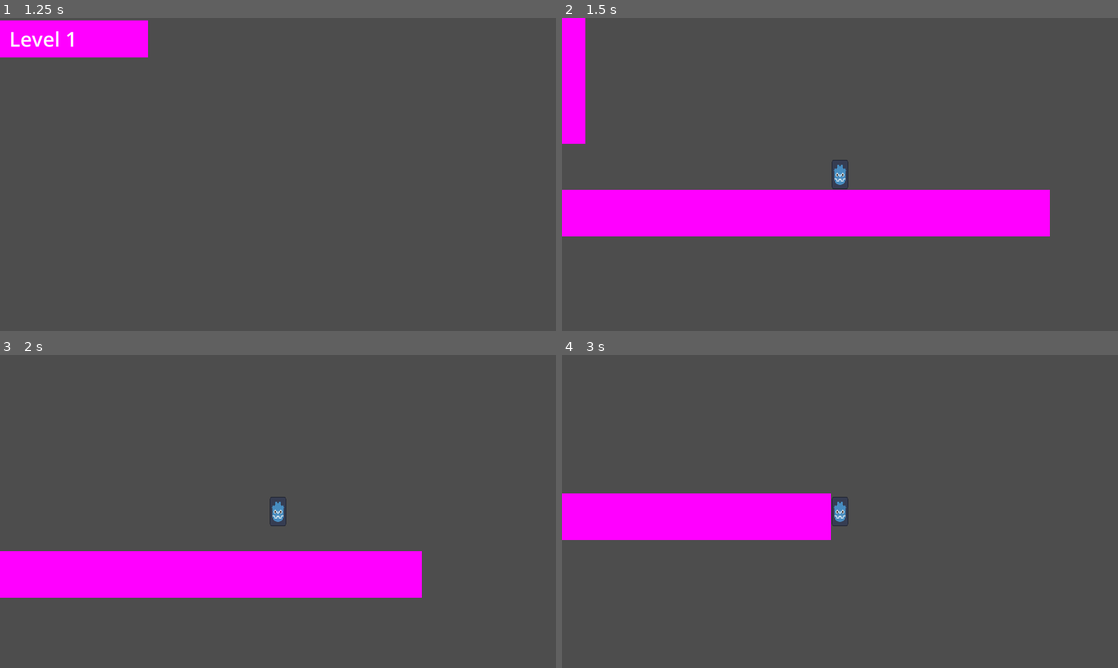
Above: before the commit, frames 1-4 (two rows, left to right).
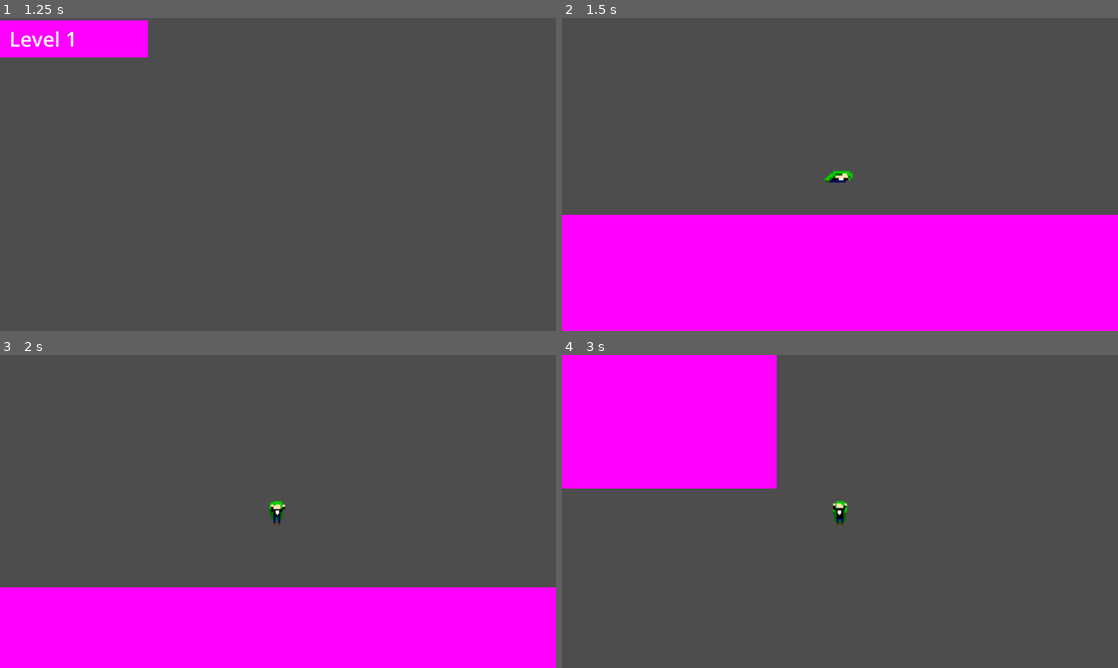
Above: after the commit, the same moments.

Repository: VoidedCrystal/GloopifyGame
Game: Godot game, scene res://UI/Main_Menu.tscn
Same seed, same stepped clock (60 frames per second), same inputs: the game is played once before the commit and once after it.
Inputs:
- Up to frame 1 (1.25 s): click "Play" at 0.5 s
- Up to frame 2 (1.5 s): tap Enter (ui_accept) at 1.25 s; hold Right (move-right) from 1.28 s (still down); tap Shift (dash) at 1.35 s
- Up to frame 3 (2 s): keep holding Right (move-right); tap Space (jump) at 1.52, 1.55, 1.82 s
- Up to frame 4 (3 s): tap Space (jump) at 2.1, 2.27, 2.57 s; tap Shift (dash) at 2.3, 2.85 s; release Right (move-right) at 2.78 s; hold Left (move-left) from 2.78 s (still down)

Frame 1 is identical in both runs. In frame 2, 40% of the frame differs, in the area x 0-100%, y 0-100%; in frame 3, 32%; in frame 4, 24%.

Commit message:
Animate!

Diff:
--- a/Gloopify!/Entities/Player.tscn
+++ b/Gloopify!/Entities/Player.tscn
@@ -1,33 +1,469 @@
-[gd_scene load_steps=5 format=3 uid="uid://cs7fisp5q02se"]
+[gd_scene load_steps=38 format=3 uid="uid://cs7fisp5q02se"]
 
 [ext_resource type="Script" path="res://Entities/player.gd" id="1_njyop"]
 [ext_resource type="PackedScene" uid="uid://cdqc43axjnpsd" path="res://UI/pause_menu.tscn" id="2_0o4a1"]
-[ext_resource type="Texture2D" uid="uid://dnyfae1kddxl8" path="res://Assets/TEMP.svg" id="2_l4icy"]
+[ext_resource type="Texture2D" uid="uid://fc4w7o4wkugi" path="res://Assets/ClimbingJess.png" id="2_remy1"]
+[ext_resource type="Texture2D" uid="uid://icr073jw6gts" path="res://Assets/CrouchSheet.png" id="2_xe8kr"]
+[ext_resource type="Texture2D" uid="uid://dqr45pujo1y7g" path="res://Assets/JessSheetIRDJ.png" id="3_iyt0h"]
+
+[sub_resource type="AtlasTexture" id="AtlasTexture_rivij"]
+atlas = ExtResource("2_remy1")
+region = Rect2(0, 0, 32, 32)
+
+[sub_resource type="AtlasTexture" id="AtlasTexture_ecgr2"]
+atlas = ExtResource("2_xe8kr")
+region = Rect2(0, 0, 32, 32)
+
+[sub_resource type="AtlasTexture" id="AtlasTexture_m1lgs"]
+atlas = ExtResource("2_xe8kr")
+region = Rect2(32, 0, 32, 32)
+
+[sub_resource type="AtlasTexture" id="AtlasTexture_ygg1k"]
+atlas = ExtResource("2_xe8kr")
+region = Rect2(64, 0, 32, 32)
+
+[sub_resource type="AtlasTexture" id="AtlasTexture_jkmd6"]
+atlas = ExtResource("3_iyt0h")
+region = Rect2(0, 64, 32, 32)
+
+[sub_resource type="AtlasTexture" id="AtlasTexture_54vs5"]
+atlas = ExtResource("3_iyt0h")
+region = Rect2(32, 64, 32, 32)
+
+[sub_resource type="AtlasTexture" id="AtlasTexture_qwnwl"]
+atlas = ExtResource("3_iyt0h")
+region = Rect2(64, 64, 32, 32)
+
+[sub_resource type="AtlasTexture" id="AtlasTexture_4enjq"]
+atlas = ExtResource("3_iyt0h")
+region = Rect2(96, 64, 32, 32)
+
+[sub_resource type="AtlasTexture" id="AtlasTexture_4quta"]
+atlas = ExtResource("3_iyt0h")
+region = Rect2(96, 96, 32, 32)
+
+[sub_resource type="AtlasTexture" id="AtlasTexture_eqsx5"]
+atlas = ExtResource("3_iyt0h")
+region = Rect2(0, 0, 32, 32)
+
+[sub_resource type="AtlasTexture" id="AtlasTexture_l4hju"]
+atlas = ExtResource("3_iyt0h")
+region = Rect2(32, 0, 32, 32)
+
+[sub_resource type="AtlasTexture" id="AtlasTexture_fy05j"]
+atlas = ExtResource("3_iyt0h")
+region = Rect2(64, 0, 32, 32)
+
+[sub_resource type="AtlasTexture" id="AtlasTexture_qbnvt"]
+atlas = ExtResource("3_iyt0h")
+region = Rect2(96, 0, 32, 32)
+
+[sub_resource type="AtlasTexture" id="AtlasTexture_bl7y7"]
+atlas = ExtResource("3_iyt0h")
+region = Rect2(0, 96, 32, 32)
+
+[sub_resource type="AtlasTexture" id="AtlasTexture_3d2kb"]
+atlas = ExtResource("3_iyt0h")
+region = Rect2(32, 96, 32, 32)
+
+[sub_resource type="AtlasTexture" id="AtlasTexture_85ahi"]
+atlas = ExtResource("3_iyt0h")
+region = Rect2(64, 96, 32, 32)
+
+[sub_resource type="AtlasTexture" id="AtlasTexture_ekand"]
+atlas = ExtResource("3_iyt0h")
+region = Rect2(96, 96, 32, 32)
+
+[sub_resource type="AtlasTexture" id="AtlasTexture_b101a"]
+atlas = ExtResource("3_iyt0h")
+region = Rect2(0, 32, 32, 32)
+
+[sub_resource type="AtlasTexture" id="AtlasTexture_tpc30"]
+atlas = ExtResource("3_iyt0h")
+region = Rect2(32, 32, 32, 32)
+
+[sub_resource type="AtlasTexture" id="AtlasTexture_oid44"]
+atlas = ExtResource("3_iyt0h")
+region = Rect2(64, 32, 32, 32)
+
+[sub_resource type="AtlasTexture" id="AtlasTexture_2x6ou"]
+atlas = ExtResource("3_iyt0h")
+region = Rect2(96, 32, 32, 32)
+
+[sub_resource type="SpriteFrames" id="SpriteFrames_8j4v0"]
+animations = [{
+"frames": [{
+"duration": 1.0,
+"texture": SubResource("AtlasTexture_rivij")
+}],
+"loop": false,
+"name": &"Climb",
+"speed": 5.0
+}, {
+"frames": [{
+"duration": 1.0,
+"texture": SubResource("AtlasTexture_ecgr2")
+}, {
+"duration": 1.0,
+"texture": SubResource("AtlasTexture_m1lgs")
+}, {
+"duration": 1.0,
+"texture": SubResource("AtlasTexture_ygg1k")
+}],
+"loop": false,
+"name": &"Crouch",
+"speed": 5.0
+}, {
+"frames": [{
+"duration": 1.0,
+"texture": SubResource("AtlasTexture_jkmd6")
+}, {
+"duration": 1.0,
+"texture": SubResource("AtlasTexture_54vs5")
+}, {
+"duration": 1.0,
+"texture": SubResource("AtlasTexture_qwnwl")
+}, {
+"duration": 1.0,
+"texture": SubResource("AtlasTexture_4enjq")
+}],
+"loop": false,
+"name": &"Dash",
+"speed": 1.0
+}, {
+"frames": [{
+"duration": 1.0,
+"texture": SubResource("AtlasTexture_4quta")
+}],
+"loop": false,
+"name": &"Fall",
+"speed": 5.0
+}, {
+"frames": [{
+"duration": 1.0,
+"texture": SubResource("AtlasTexture_eqsx5")
+}, {
+"duration": 1.0,
+"texture": SubResource("AtlasTexture_l4hju")
+}, {
+"duration": 1.0,
+"texture": SubResource("AtlasTexture_fy05j")
+}, {
+"duration": 1.0,
+"texture": SubResource("AtlasTexture_qbnvt")
+}],
+"loop": true,
+"name": &"Idle",
+"speed": 7.0
+}, {
+"frames": [{
+"duration": 1.0,
+"texture": SubResource("AtlasTexture_bl7y7")
+}, {
+"duration": 1.0,
+"texture": SubResource("AtlasTexture_3d2kb")
+}, {
+"duration": 1.0,
+"texture": SubResource("AtlasTexture_85ahi")
+}, {
+"duration": 1.0,
+"texture": SubResource("AtlasTexture_ekand")
+}],
+"loop": false,
+"name": &"Jump",
+"speed": 7.0
+}, {
+"frames": [{
+"duration": 1.0,
+"texture": SubResource("AtlasTexture_b101a")
+}, {
+"duration": 1.0,
+"texture": SubResource("AtlasTexture_tpc30")
+}, {
+"duration": 1.0,
+"texture": SubResource("AtlasTexture_oid44")
+}, {
+"duration": 1.0,
+"texture": SubResource("AtlasTexture_2x6ou")
+}],
+"loop": true,
+"name": &"Run",
+"speed": 1.0
+}]
 
 [sub_resource type="CapsuleShape2D" id="CapsuleShape2D_mwixp"]
-radius = 32.0
-height = 112.0
+radius = 13.0
+height = 28.0
+
+[sub_resource type="Animation" id="Animation_o5efm"]
+resource_name = "Idle"
+length = 0.8
+loop_mode = 1
+tracks/0/type = "value"
+tracks/0/imported = false
+tracks/0/enabled = true
+tracks/0/path = NodePath(".:animation")
+tracks/0/interp = 1
+tracks/0/loop_wrap = true
+tracks/0/keys = {
+"times": PackedFloat32Array(0),
+"transitions": PackedFloat32Array(1),
+"update": 1,
+"values": [&"Idle"]
+}
+tracks/1/type = "value"
+tracks/1/imported = false
+tracks/1/enabled = true
+tracks/1/path = NodePath(".:frame")
+tracks/1/interp = 1
+tracks/1/loop_wrap = true
+tracks/1/keys = {
+"times": PackedFloat32Array(0, 0.2, 0.433333, 0.666667),
+"transitions": PackedFloat32Array(1, 1, 1, 1),
+"update": 1,
+"values": [0, 1, 2, 3]
+}
+
+[sub_resource type="Animation" id="Animation_0u1nx"]
+length = 0.001
+tracks/0/type = "value"
+tracks/0/imported = false
+tracks/0/enabled = true
+tracks/0/path = NodePath(".:animation")
+tracks/0/interp = 1
+tracks/0/loop_wrap = true
+tracks/0/keys = {
+"times": PackedFloat32Array(0),
+"transitions": PackedFloat32Array(1),
+"update": 1,
+"values": [&"Idle"]
+}
+tracks/1/type = "value"
+tracks/1/imported = false
+tracks/1/enabled = true
+tracks/1/path = NodePath(".:frame")
+tracks/1/interp = 1
+tracks/1/loop_wrap = true
+tracks/1/keys = {
+"times": PackedFloat32Array(0),
+"transitions": PackedFloat32Array(1),
+"update": 1,
+"values": [1]
+}
+
+[sub_resource type="Animation" id="Animation_0hngo"]
+resource_name = "Run"
+length = 0.5
+loop_mode = 1
+tracks/0/type = "value"
+tracks/0/imported = false
+tracks/0/enabled = true
+tracks/0/path = NodePath(".:animation")
+tracks/0/interp = 1
+tracks/0/loop_wrap = true
+tracks/0/keys = {
+"times": PackedFloat32Array(0),
+"transitions": PackedFloat32Array(1),
+"update": 1,
+"values": [&"Run"]
+}
+tracks/1/type = "value"
+tracks/1/imported = false
+tracks/1/enabled = true
+tracks/1/path = NodePath(".:frame")
+tracks/1/interp = 1
+tracks/1/loop_wrap = true
+tracks/1/keys = {
+"times": PackedFloat32Array(0, 0.133333, 0.266667, 0.4),
+"transitions": PackedFloat32Array(1, 1, 1, 1),
+"update": 1,
+"values": [0, 1, 2, 3]
+}
+
+[sub_resource type="Animation" id="Animation_1hqit"]
+resource_name = "Dash"
+length = 0.5
+tracks/0/type = "value"
+tracks/0/imported = false
+tracks/0/enabled = true
+tracks/0/path = NodePath(".:animation")
+tracks/0/interp = 1
+tracks/0/loop_wrap = true
+tracks/0/keys = {
+"times": PackedFloat32Array(0),
+"transitions": PackedFloat32Array(1),
+"update": 1,
+"values": [&"Dash"]
+}
+tracks/1/type = "value"
+tracks/1/imported = false
+tracks/1/enabled = true
+tracks/1/path = NodePath(".:frame")
+tracks/1/interp = 1
+tracks/1/loop_wrap = true
+tracks/1/keys = {
+"times": PackedFloat32Array(0, 0.0666667, 0.166667, 0.333333, 0.433333),
+"transitions": PackedFloat32Array(1, 1, 1, 1, 1),
+"update": 1,
+"values": [0, 1, 2, 2, 3]
+}
+
+[sub_resource type="Animation" id="Animation_ig0jd"]
+resource_name = "Crouch"
+length = 0.2
+tracks/0/type = "value"
+tracks/0/imported = false
+tracks/0/enabled = true
+tracks/0/path = NodePath(".:animation")
+tracks/0/interp = 1
+tracks/0/loop_wrap = true
+tracks/0/keys = {
+"times": PackedFloat32Array(0),
+"transitions": PackedFloat32Array(1),
+"update": 1,
+"values": [&"Crouch"]
+}
+tracks/1/type = "value"
+tracks/1/imported = false
+tracks/1/enabled = true
+tracks/1/path = NodePath(".:frame")
+tracks/1/interp = 1
+tracks/1/loop_wrap = true
+tracks/1/keys = {
+"times": PackedFloat32Array(0, 0.0666667, 0.166667),
+"transitions": PackedFloat32Array(1, 1, 1),
+"update": 1,
+"values": [0, 1, 2]
+}
+
+[sub_resource type="Animation" id="Animation_6be65"]
+resource_name = "Jump"
+length = 0.5
+tracks/0/type = "value"
+tracks/0/imported = false
+tracks/0/enabled = true
+tracks/0/path = NodePath(".:animation")
+tracks/0/interp = 1
+tracks/0/loop_wrap = true
+tracks/0/keys = {
+"times": PackedFloat32Array(0),
+"transitions": PackedFloat32Array(1),
+"update": 1,
+"values": [&"Jump"]
+}
+tracks/1/type = "value"
+tracks/1/imported = false
+tracks/1/enabled = true
+tracks/1/path = NodePath(".:frame")
+tracks/1/interp = 1
+tracks/1/loop_wrap = true
+tracks/1/keys = {
+"times": PackedFloat32Array(0, 0.133333, 0.233333, 0.366667),
+"transitions": PackedFloat32Array(1, 1, 1, 1),
+"update": 1,
+"values": [0, 1, 2, 3]
+}
+
+[sub_resource type="Animation" id="Animation_tim0i"]
+resource_name = "Climb"
+length = 0.1
+loop_mode = 1
+tracks/0/type = "value"
+tracks/0/imported = false
+tracks/0/enabled = true
+tracks/0/path = NodePath(".:animation")
+tracks/0/interp = 1
+tracks/0/loop_wrap = true
+tracks/0/keys = {
+"times": PackedFloat32Array(0),
+"transitions": PackedFloat32Array(1),
+"update": 1,
+"values": [&"Climb"]
+}
+tracks/1/type = "value"
+tracks/1/imported = false
+tracks/1/enabled = true
+tracks/1/path = NodePath(".:frame")
+tracks/1/interp = 1
+tracks/1/loop_wrap = true
+tracks/1/keys = {
+"times": PackedFloat32Array(0),
+"transitions": PackedFloat32Array(1),
+"update": 1,
+"values": [0]
+}
+
+[sub_resource type="Animation" id="Animation_wl6vp"]
+resource_name = "Fall"
+length = 0.05
+loop_mode = 1
+tracks/0/type = "value"
+tracks/0/imported = false
+tracks/0/enabled = true
+tracks/0/path = NodePath(".:animation")
+tracks/0/interp = 1
+tracks/0/loop_wrap = true
+tracks/0/keys = {
+"times": PackedFloat32Array(0),
+"transitions": PackedFloat32Array(1),
+"update": 1,
+"values": [&"Fall"]
+}
+tracks/1/type = "value"
+tracks/1/imported = false
+tracks/1/enabled = true
+tracks/1/path = NodePath(".:frame")
+tracks/1/interp = 1
+tracks/1/loop_wrap = true
+tracks/1/keys = {
+"times": PackedFloat32Array(0),
+"transitions": PackedFloat32Array(1),
+"update": 1,
+"values": [0]
+}
+
+[sub_resource type="AnimationLibrary" id="AnimationLibrary_57iwb"]
+_data = {
+"Climb": SubResource("Animation_tim0i"),
+"Crouch": SubResource("Animation_ig0jd"),
+"Dash": SubResource("Animation_1hqit"),
+"Fall": SubResource("Animation_wl6vp"),
+"Idle": SubResource("Animation_o5efm"),
+"Jump": SubResource("Animation_6be65"),
+"RESET": SubResource("Animation_0u1nx"),
+"Run": SubResource("Animation_0hngo")
+}
 
 [node name="Player" type="CharacterBody2D"]
 script = ExtResource("1_njyop")
 
-[node name="Sprite2D" type="Sprite2D" parent="."]
-scale = Vector2(0.445312, 0.798828)
-texture = ExtResource("2_l4icy")
+[node name="AnimatedSprite2D" type="AnimatedSprite2D" parent="."]
+sprite_frames = SubResource("SpriteFrames_8j4v0")
+animation = &"Idle"
+autoplay = "Idle"
+frame = 1
 
 [node name="CollisionShape2D" type="CollisionShape2D" parent="."]
 shape = SubResource("CapsuleShape2D_mwixp")
 
 [node name="Camera2D" type="Camera2D" parent="."]
+zoom = Vector2(4, 4)
 
 [node name="Pause Menu" parent="." instance=ExtResource("2_0o4a1")]
 visible = false
 anchors_preset = 0
 anchor_right = 0.0
 anchor_bottom = 0.0
-offset_left = -960.0
-offset_top = -544.0
-offset_right = -960.0
-offset_bottom = -544.0
+offset_left = -448.0
+offset_top = -288.0
+offset_right = -448.0
+offset_bottom = -288.0
 grow_horizontal = 1
 grow_vertical = 1
+
+[node name="AnimationPlayer" type="AnimationPlayer" parent="."]
+root_node = NodePath("../AnimatedSprite2D")
+libraries = {
+"": SubResource("AnimationLibrary_57iwb")
+}
+autoplay = "Idle"
--- a/Gloopify!/Entities/player.gd
+++ b/Gloopify!/Entities/player.gd
@@ -33,6 +33,9 @@
 	# Handle jump.
 	if Input.is_action_just_pressed("jump") and is_on_floor():
 		velocity.y = JUMP_VELOCITY
+		$AnimationPlayer.play("Jump")
+
+
 
 
 
@@ -55,10 +58,14 @@
 		print(velocity.x)
 		velocity.y = JUMP_VELOCITY
 
+
 	if Input.is_action_pressed("move-left"):
 		current_direction = -1
+		get_node("AnimatedSprite2D").flip_h = true
 	if Input.is_action_pressed("move-right"):
 		current_direction = 1
+		get_node("AnimatedSprite2D").flip_h = false
+
 
 	var directionY := Input.get_axis("move-up", "move-down")
 	if !directionY:
@@ -74,6 +81,7 @@
 		dash_start = true
 		dash_count -= 1
 		canDash = false
+		$AnimationPlayer.play("Dash")
 
 	#increase speed if necessary
 	if current_direction == last_direction and speed < MAX_SPEED and is_on_floor():
@@ -99,5 +107,28 @@
 		dash_count = 1
 		canDash = true
 
+
+	if is_on_wall():
+		var jumpdir = get_wall_normal()
+		$AnimationPlayer.play("Climb")
+
+		$AnimatedSprite2D.offset.x = 5 * jumpdir.x * -1
+		if jumpdir.x == -1:
+			get_node("AnimatedSprite2D").flip_h = false
+		else:
+			get_node("AnimatedSprite2D").flip_h = true
+	else:
+		$AnimatedSprite2D.offset.x = 0
+
+	if velocity.y > 0 and not is_on_wall() and dashing == false:
+		$AnimationPlayer.play("Fall")
+
+
+	if dashing == false and velocity.x != 0 and $AnimationPlayer.current_animation != "Jump" and is_on_floor() and not is_on_wall():
+		$AnimationPlayer.play("Run")
+
+	if velocity.x == 0 and velocity.y == 0 and is_on_floor():
+		$AnimationPlayer.play("Idle")
+
 	if Input.is_action_just_pressed("reset"):
 		get_tree().reload_current_scene()
--- a/Gloopify!/UI/levelSet.tscn
+++ b/Gloopify!/UI/levelSet.tscn
@@ -27,4 +27,4 @@
 offset_right = 459.0
 offset_bottom = 112.0
 theme_override_font_sizes/font_size = 70
-text = "Level 1 (WIP)"
+text = "Level 1"
--- a/Gloopify!/UI/pause_menu.tscn
+++ b/Gloopify!/UI/pause_menu.tscn
@@ -4,18 +4,24 @@
 
 [node name="Pause Menu" type="Control"]
 layout_mode = 3
-anchors_preset = 15
-anchor_right = 1.0
-anchor_bottom = 1.0
+anchor_right = 0.3
+anchor_bottom = 0.304
+offset_left = -104.0
+offset_top = -80.0
+offset_right = -680.0
+offset_bottom = -408.32
 grow_horizontal = 2
 grow_vertical = 2
+scale = Vector2(0.5, 0.5)
 script = ExtResource("1_j2kof")
 
 [node name="ColorRect" type="ColorRect" parent="."]
 visibility_layer = 4
 layout_mode = 0
-offset_right = 1920.0
-offset_bottom = 1088.0
+offset_left = -1472.0
+offset_top = -816.0
+offset_right = 3528.0
+offset_bottom = 2024.0
 color = Color(0, 0, 0, 0.529412)
 
 [node name="Quit" type="Button" parent="."]
Binary file added: Gloopify!/Assets/ClimbingJess.png
Not shown, added: Gloopify!/Assets/ClimbingJess.png.import
Binary file added: Gloopify!/Assets/CrouchSheet.png
Not shown, added: Gloopify!/Assets/CrouchSheet.png.import
Binary file added: Gloopify!/Assets/JessSheetIRDJ.png
Not shown, added: Gloopify!/Assets/JessSheetIRDJ.png.import
